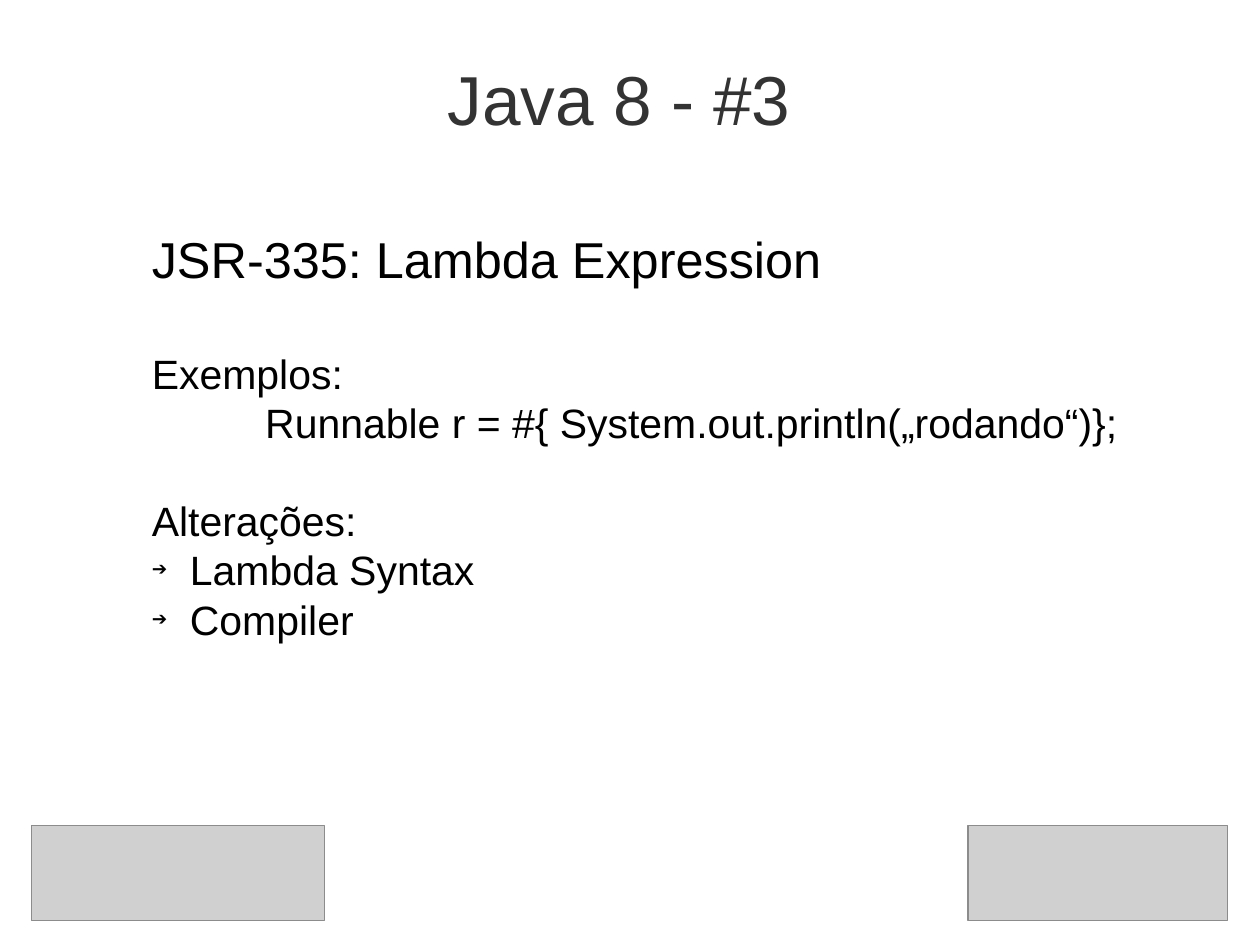
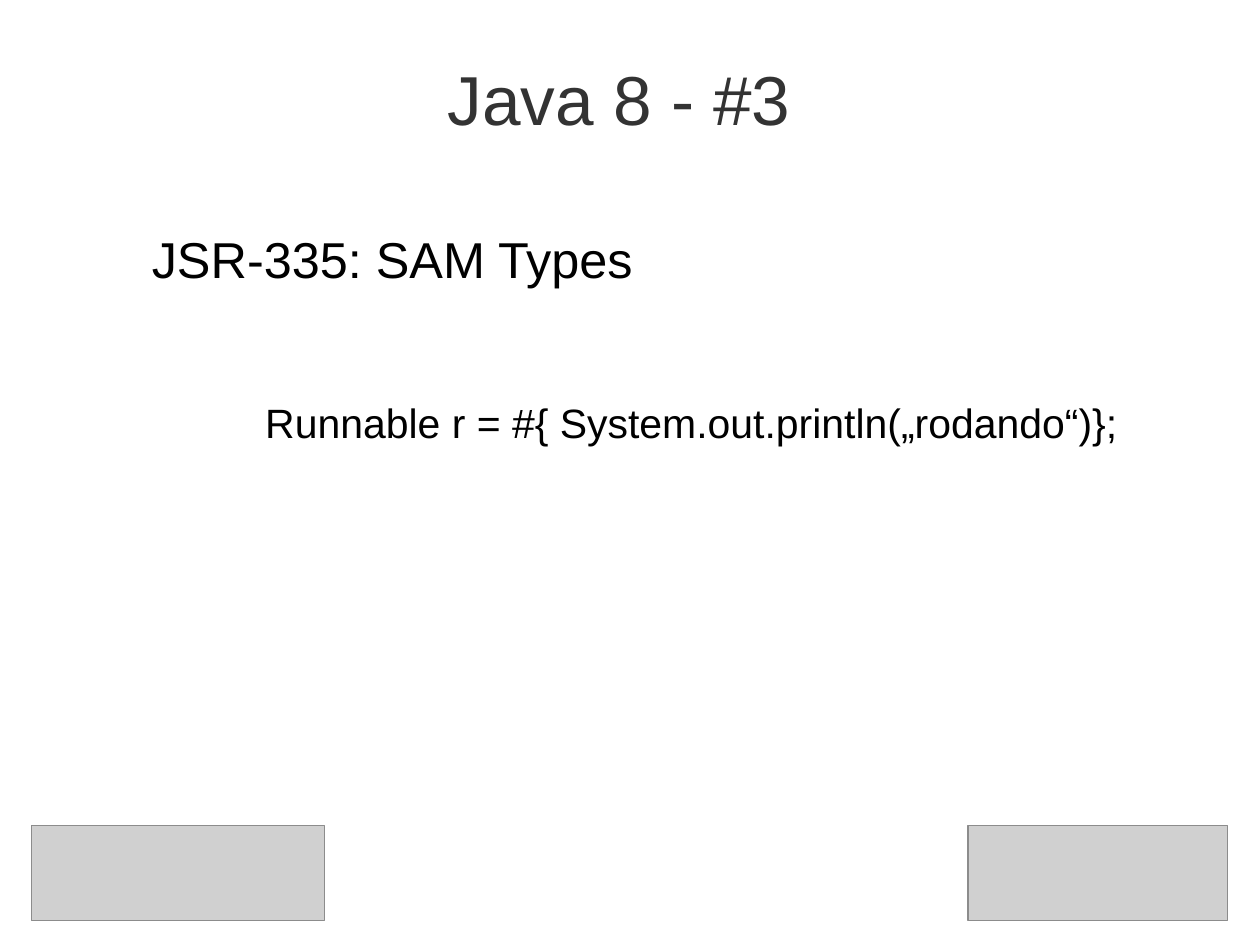
Before and after one commit to steppat/caelumday, a slide deck: slide 37 of caelumday2011.odp (slide 11 before the commit). Drawn at 1260x945 pixels with LibreOffice and Linux fonts; fonts in the diff are those of the drawing; grey boxes stand for pictures; background and template pictures are left out. Boxes give left, top, right and bottom in pixels: in the first picture for what was removed or moved away, otherwise in the second. Text is boxed around its words. In the diff, an @@ line names an element or a change of style, - is before the commit and + after.

```diff
--- a/caelumday2011.odp
+++ b/caelumday2011.odp
@@ text at (152,242,632,287): text changed @@
-JSR-335: Lambda Expression
-Exemplos:
+JSR-335: SAM Types
@@ text at (152,506,474,643): paragraphs removed @@
-Alterações:
-➔ Lambda Syntax
-➔ Compiler
```
Also in this commit, not shown: 13 other slides changed, 24 slides added, 2 slides removed, 16 other files.
